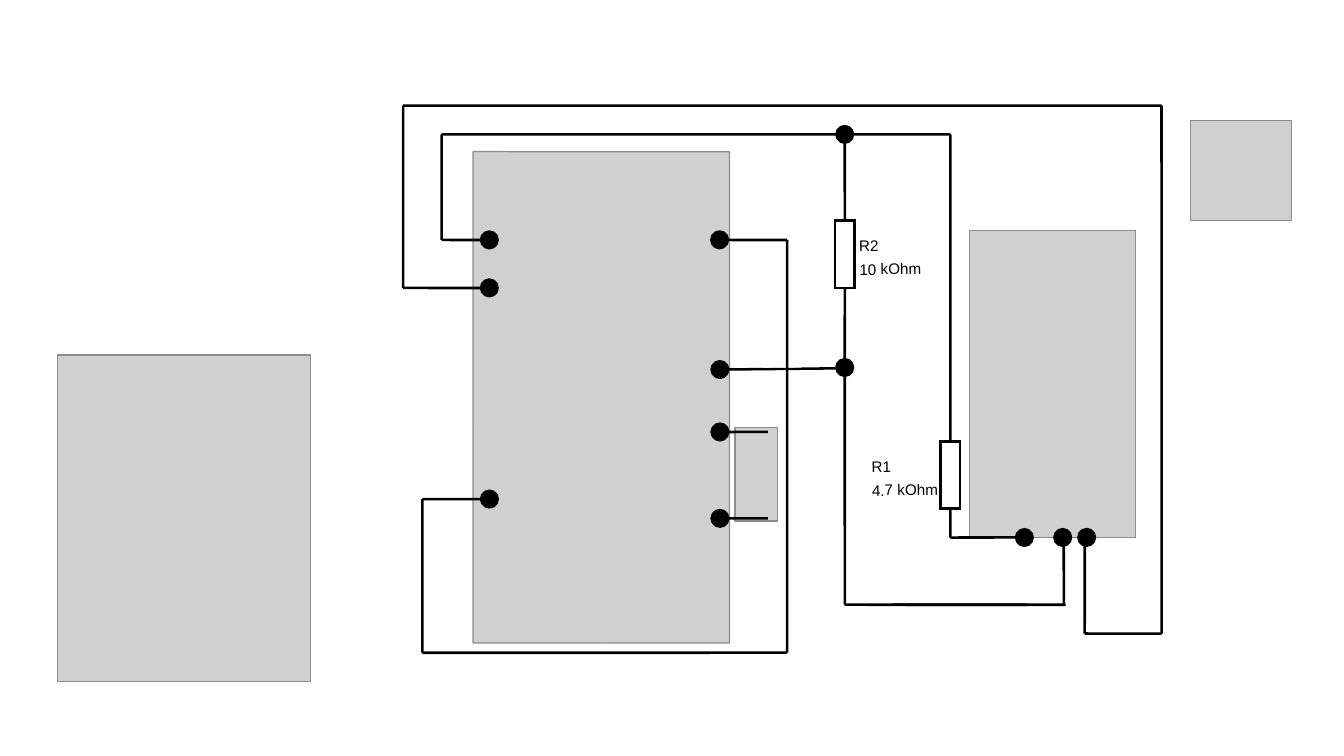
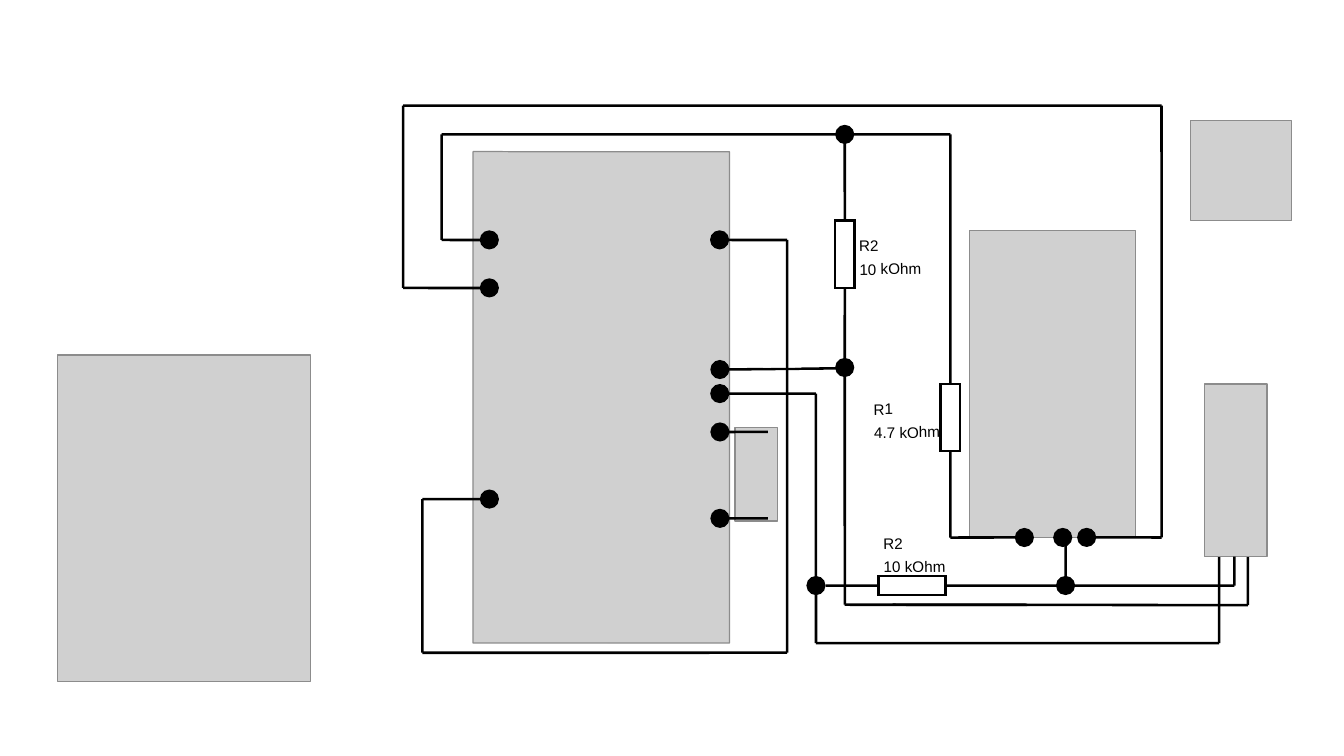
Before and after one commit to Noschvie/shrdzm, a slide deck: slide 20 of hardware/Wiring.odp. Drawn at 1344x756 pixels with LibreOffice and Linux fonts; fonts in the diff are those of the drawing; grey boxes stand for pictures. Boxes give left, top, right and bottom in pixels: in the first picture for what was removed or moved away, otherwise in the second. Text is boxed around its words. In the diff, an @@ line names an element or a change of style, - is before the commit and + after.

```diff
--- a/hardware/Wiring.odp
+++ b/hardware/Wiring.odp
@@ line moved from (1162, 106) - (1162, 634) to (1162, 106) - (1162, 538) @@
@@ line moved from (951, 441) - (951, 134) to (951, 384) - (951, 134) @@
@@ ellipse added at [711,384,731,404], fill #000000 @@
@@ rectangle: place and size @@
-rectangle at [942,441,961,509]
+rectangle at [942,384,961,451]
@@ picture added at [1205,384,1268,557] @@
@@ line added from (816, 394) to (721, 394), #000000 1.5 pt @@
@@ line added from (816, 394) to (816, 644), #000000 1.5 pt @@
@@ text "R1": place and size @@
-text "R1" at [872,461,938,496]
+text "R1" at [874,403,941,441]
@@ line moved from (951, 509) - (951, 538) to (951, 451) - (951, 538) @@
@@ text added at [883,538,946,576], 9 pt, text #000000 @@
+R2
+10 kOhm
@@ line moved from (1065, 538) - (1065, 605) to (1066, 538) - (1066, 585) @@
@@ line moved from (1085, 634) - (1162, 634) to (1085, 538) - (1162, 538) @@
@@ line moved from (1085, 634) - (1085, 538) to (1220, 644) - (1220, 557) @@
@@ line added from (1235, 585) to (1235, 557), #000000 1.5 pt @@
@@ line added from (1249, 557) to (1249, 605), #000000 1.5 pt @@
@@ ellipse added at [806,576,826,595], fill #000000 @@
@@ line added from (826, 585) to (879, 585), #000000 1.5 pt @@
@@ rectangle added at [879,576,946,596], outline #000000 1.5 pt @@
@@ line added from (1235, 585) to (946, 585), #000000 1.5 pt @@
@@ ellipse added at [1056,576,1076,595], fill #000000 @@
@@ line moved from (845, 605) - (1066, 605) to (845, 605) - (1249, 605) @@
@@ line added from (1220, 644) to (816, 644), #000000 1.5 pt @@
```
Also in this commit, not shown: 1 other slide changed.
